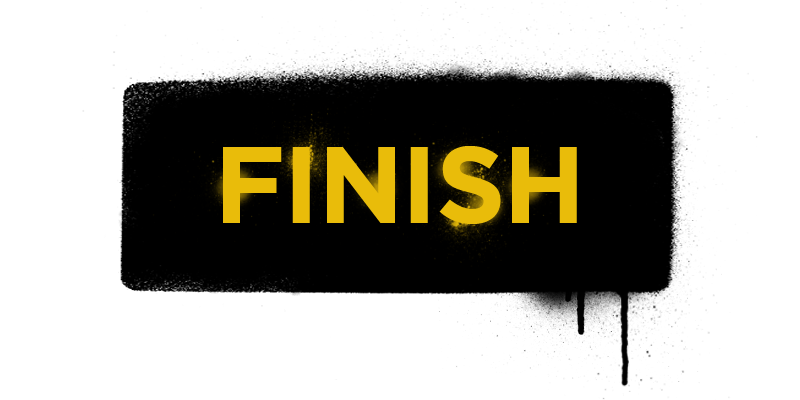
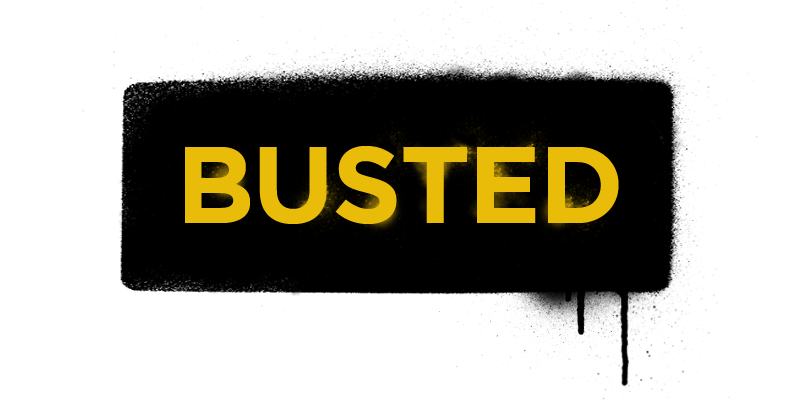
Before/after of a (800, 400) layered artwork. What changed in the layer stack:
painted on "Calque 2" over [135, 90, 631, 270]
renamed "FINISH" to "BUSTED", painted on it over [185, 146, 619, 224]
